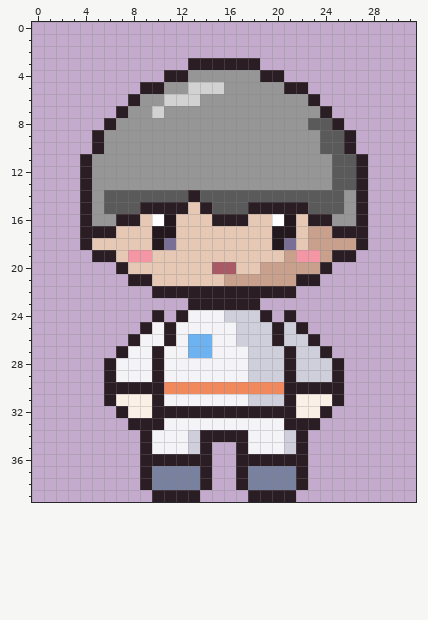
One commit to this pixel-art file: art/character.aseprite. This is how it looked before the edit.
32x40 pixels, 1 frame.
Once edited:
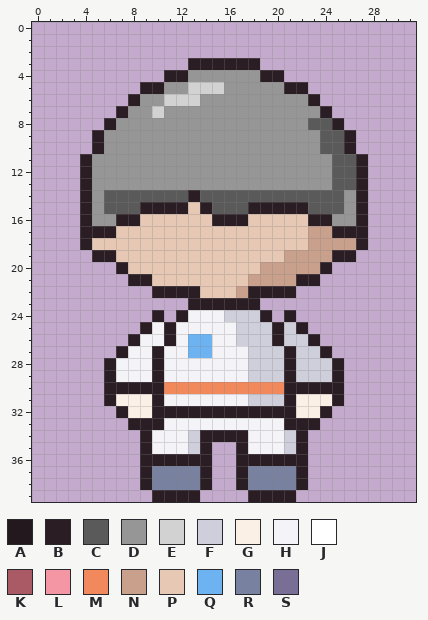
Palette (. is transparent): A #23181e  B #2b1d24  C #5a5a5a  D #969696  E #d2d2d2  F #cfcfdc  G #faf0e6  H #f4f4f8  J #ffffff  K #aa5a64  L #f596a5  M #f2895c  N #c8a08c  P #e6c8b4  Q #6db3f2  R #7882a0  S #786e96
Difference:
Layer "body":
Colour N replaces colour B in row 22 at x 17.
Colour N replaces colour L in row 19 at x 22 to 23.
Colour P replaces colour A in row 16 at x 11 and 21; in row 17 at x 10 to 11 and 20 to 21; in row 18 at x 10 and 20.
Colour P replaces colour B in row 22 at x 14 to 16.
Colour P replaces colour J in row 16 at x 10 and 20.
Colour P replaces colour K in row 20 at x 15 to 16.
Colour P replaces colour L in row 19 at x 8 to 9.
Colour P replaces colour N in row 21 at x 16 to 17.
Colour P replaces colour S in row 18 at x 11 and 21.
Boxes around the changes in both pictures, in picture pixels (x1, y1, x2, y2):
changed: (128, 214, 320, 298)
